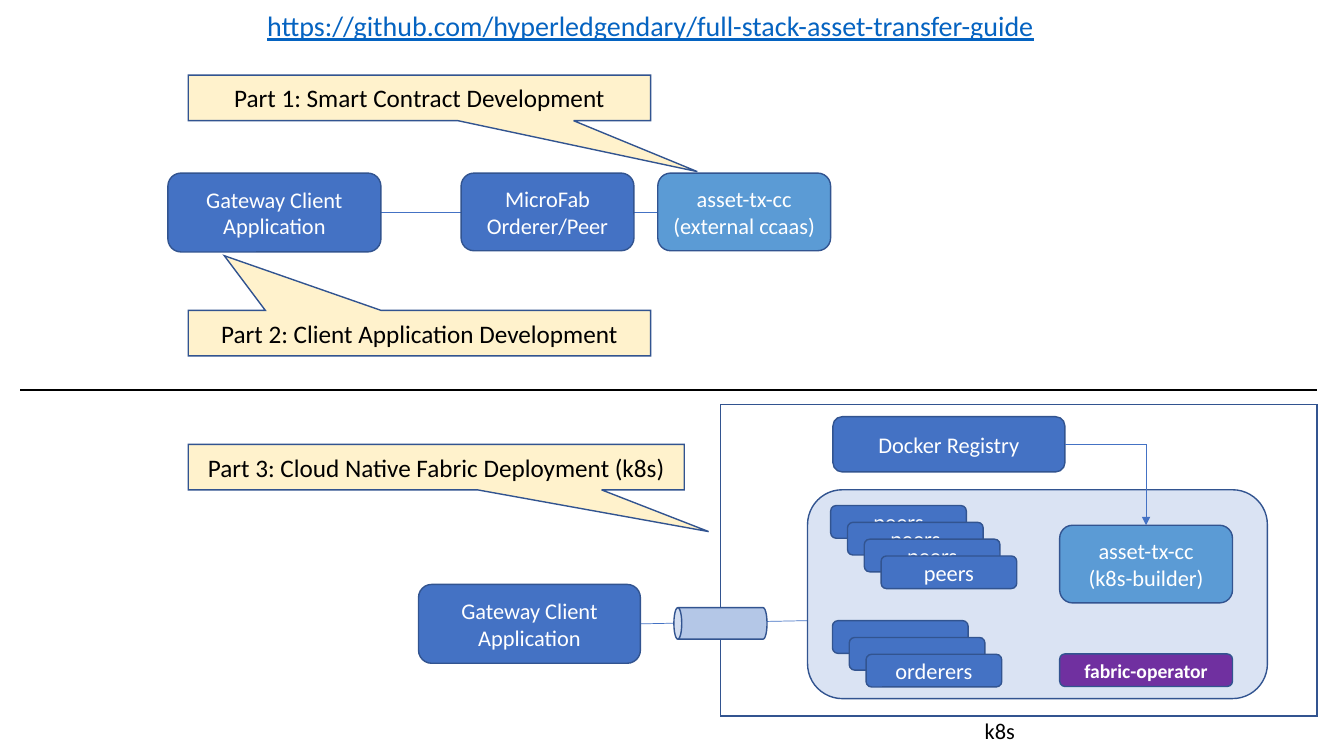
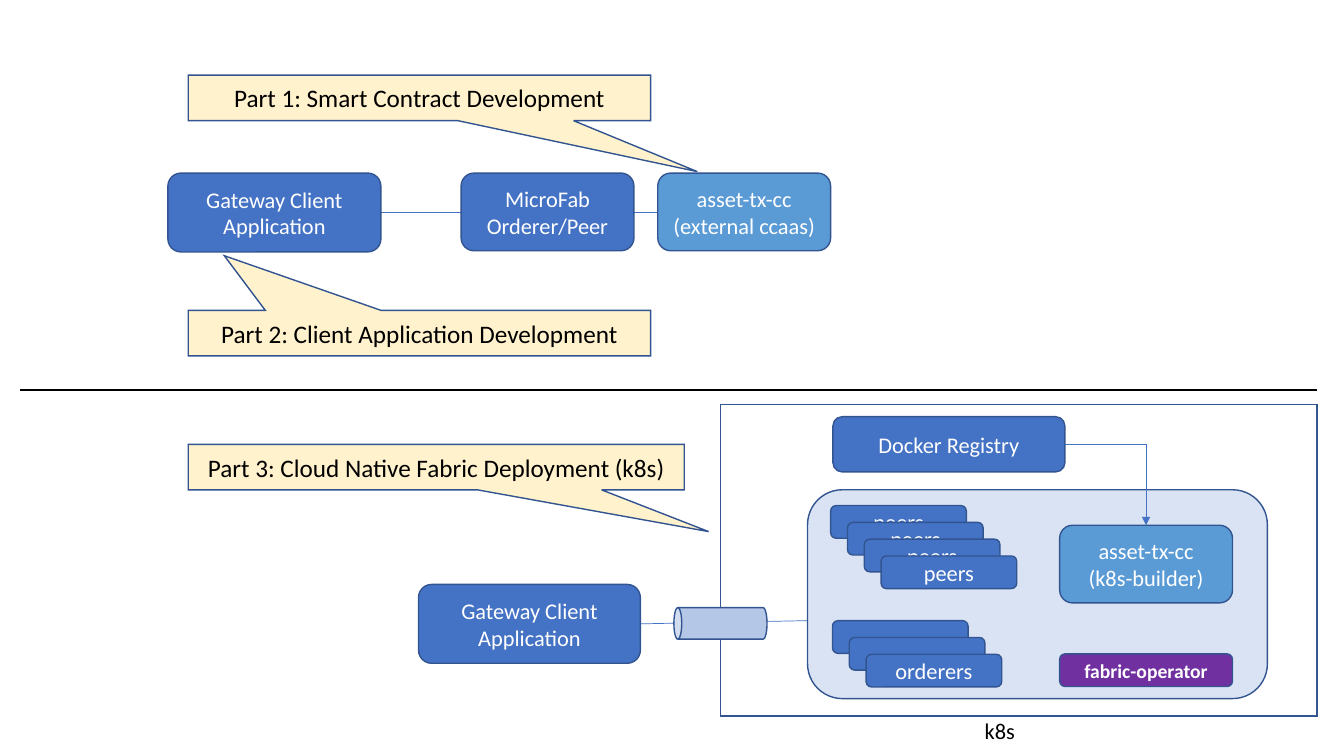
Before and after one commit to WTY-code/fabric-samples, a slide deck: slide 1 of full-stack-asset-transfer-guide/docs/images/CloudReady.pptx. Drawn at 1344x756 pixels with LibreOffice and Linux fonts; fonts in the diff are those of the drawing. Boxes give left, top, right and bottom in pixels: in the first picture for what was removed or moved away, otherwise in the second. Text is boxed around its words. In the diff, an @@ line names an element or a change of style, - is before the commit and + after.

Commit message:
Clean up full-stack-asset-trasfer-guide docs (#889)
Remove old repository (hyperledgendary) link from readme diagram.

```diff
--- a/full-stack-asset-transfer-guide/docs/images/CloudReady.pptx
+++ b/full-stack-asset-transfer-guide/docs/images/CloudReady.pptx
@@ text removed at <box>267,16,1033,41</box> @@
-https://github.com/hyperledgendary/full-stack-asset-transfer-guide
```
Also in this commit, not shown: 1 other file.
